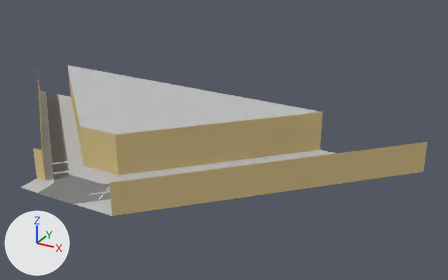
The glTF model assets/models/districts/estepa/capitan_moreno.glb, before and after one commit.
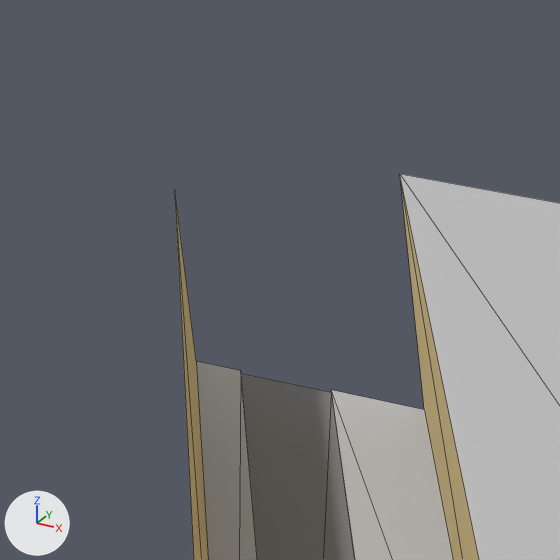
There are two pictures of each version: one whole from a 50 mm camera at (69.2, -74.9, 51.1) aimed at (17.6, 19.0, 4.2), one close up on the part from 3% to 20% of the width and 15% to 42% of the height. Every picture has the same lights, and +X, +Y and +Z are marked at lower left. The first two pictures are the older version. The close-ups show mesh edges as thin lines. Objects named as collision shapes, trigger or cutter boxes, shadow casters or lower levels of detail are left out. Where no turn or scale is listed for an object, it has been applied to the vertices. Vertices at exactly the same position are counted once.

The older version as bpy lines, for what is in view:
```python
me_plane = bpy.data.meshes.new('Plane')
me_plane.from_pydata(...)  # 37 vertices, 44 faces; spans x -42.0..52.0, y -8.0..32.0, z 0.0..8.1
# faces by material slot: [27, 5, 12]
me_plane.materials.append(mat_grey)  # light grey #bfbfbf
me_plane.materials.append(mat_road)  # grey #808080
me_plane.materials.append(mat_yellowish)  # yellow #d8c28a
# before: 0 (-32.0, 32.0, 0.1) at pixel (424, 409), 10 (-32.0, 32.0, 8.1) at pixel (399, 173)
ob_plane = bpy.data.objects.new('Plane', me_plane)
ob_plane.location = (0.0, 0.0, 0.0)
```
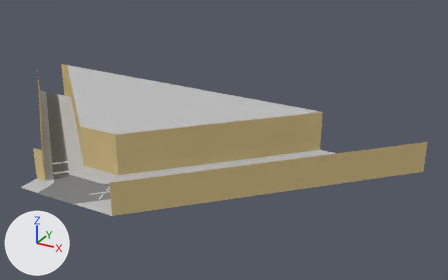
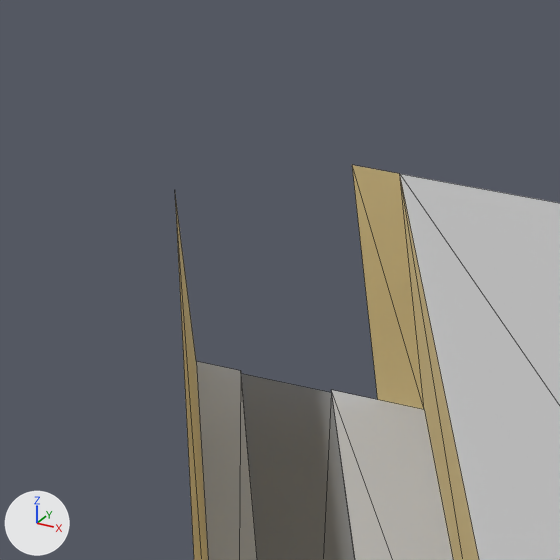
Changed parts and their boxes (x1, y1, x2, y2) in the close-ups (560 x 560 px):
```json
{"object": "Plane", "change": "reshaped", "before": [175, 174, 560, 560], "after": [175, 165, 560, 560]}
{"part": 1, "of": "me_plane", "change": "added", "after": [352, 165, 424, 409], "on screen": "yellow"}
```

Scene script edits in JSON lines:
```json
{"block": "me_plane", "where": "# used by ob_plane; location = (0.0, 0.0, 0.0)"}
{"block": "me_plane", "where": "# verts and faces of me_plane; kept vertices keep their numbers, new ones are numbered from 37"}
{"op": "remove", "block": "me_plane", "code": "me_plane.from_pydata(...)  # 37 vertices, 44 faces; spans x -42.0..52.0, y -8.0..32.0, z 0.0..8.1"}
{"op": "add", "block": "me_plane", "code": "me_plane.from_pydata(...)  # 39 vertices, 46 faces; spans x -42.0..52.0, y -8.0..32.0, z 0.0..8.1"}
{"block": "me_plane", "change": "me_plane part 1"}
{"op": "add", "block": "me_plane", "code": "verts[37] = (-34.0, 32.0, 0.1)  # pixel (377, 399)"}
{"op": "add", "block": "me_plane", "code": "verts[38] = (-34.0, 32.0, 8.1)  # pixel (352, 164)"}
{"op": "add", "block": "me_plane", "code": "faces += [(0, 10, 38), (0, 38, 37)]  # mat_yellowish (yellow #d8c28a)"}
```
